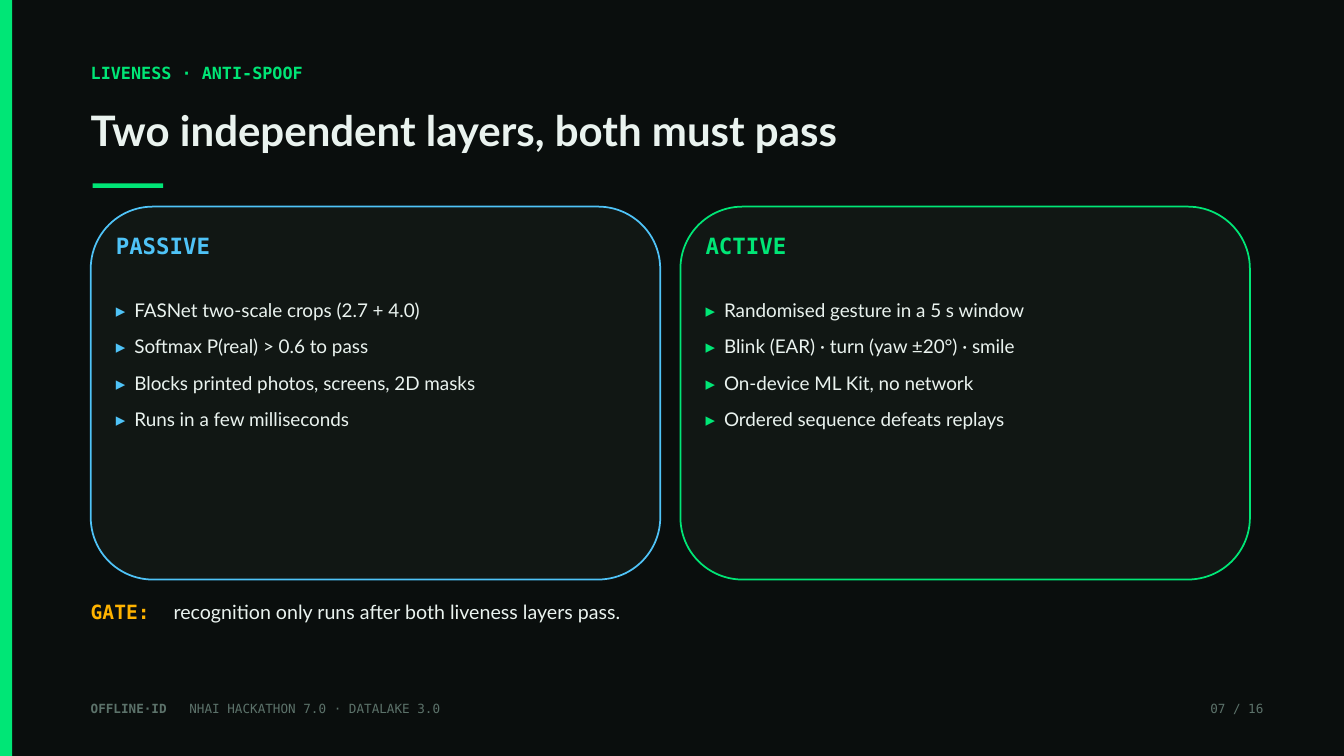
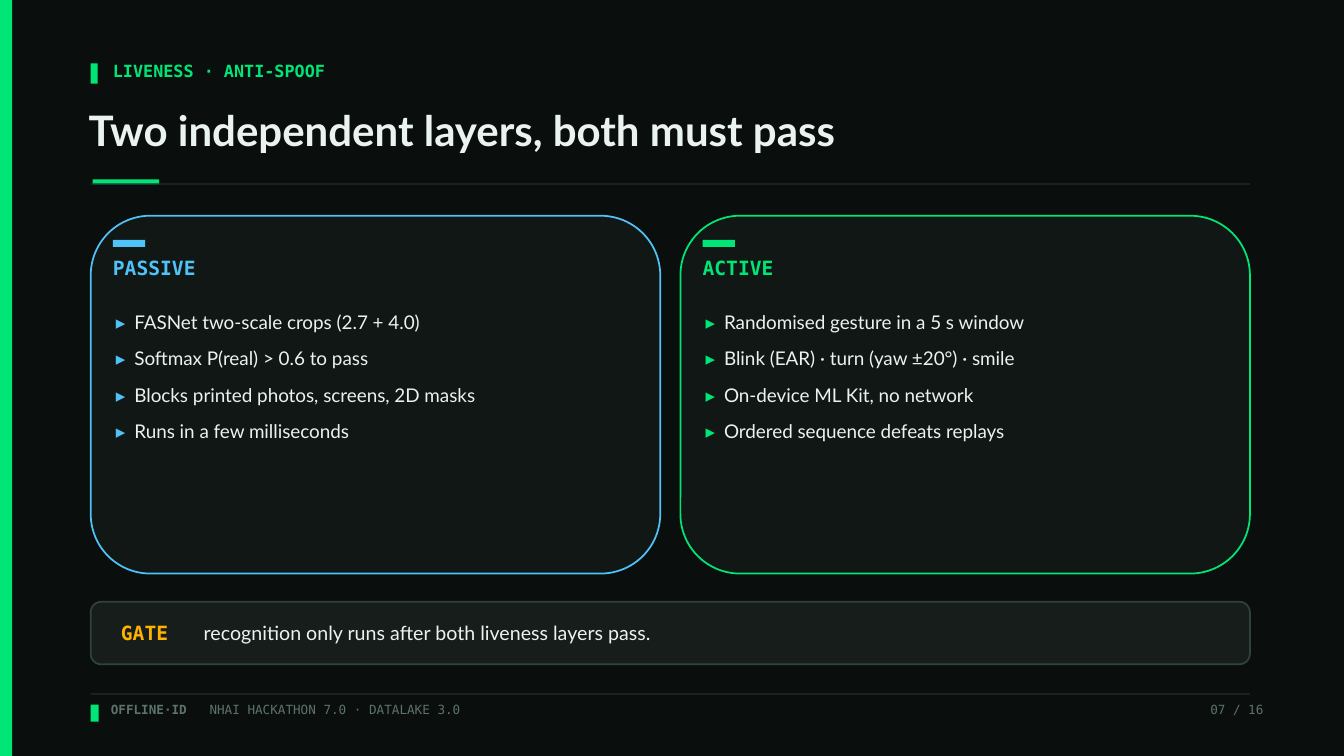
Before and after one commit to moneytosms/offlineid, a slide deck: slide 7 of submission/OfflineID_Hackathon7.pptx. Drawn at 1344x756 pixels with LibreOffice and Linux fonts; fonts in the diff are those of the drawing. Boxes give left, top, right and bottom in pixels: in the first picture for what was removed or moved away, otherwise in the second. Text is boxed around its words. In the diff, an @@ line names an element or a change of style, - is before the commit and + after.

Commit message:
docs: polish deck + purge stale references repo-wide
build_pptx.py: design polish - kicker prompt-tabs, header/footer hairlines,
bottom-right corner frame, left colour tabs on flow boxes, card label tabs,
OPEN SOURCE + v1.0.0 on the title slide, consistent ~51 ms. Regenerated the deck.

Stale fixes across all docs: ~50 ms -> ~51 ms; 16 -> 15 unit tests; old iOS path
src/native/ios/FaceEngineModule.swift -> ios/FaceEngine/FaceEngine.swift; pod
onnxruntime-mobile-c -> onnxruntime-objc; "PORT REQUIRED" -> "Swift port provided".

Verified: 0 em dashes, 0 AI/Claude mentions, 0 stale tokens repo-wide; deck 16 slides.

```diff
--- a/submission/OfflineID_Hackathon7.pptx
+++ b/submission/OfflineID_Hackathon7.pptx
@@ rectangle added at (91, 64, 98, 84), fill #00E676 @@
@@ text "LIVENESS · ANTI-SPOOF": place and size @@
-text "LIVENESS · ANTI-SPOOF" at (91, 66, 303, 80)
+text "LIVENESS · ANTI-SPOOF" at (113, 64, 325, 78)
@@ rectangle: place and size @@
-rectangle at (93, 184, 163, 188)
+rectangle at (93, 179, 159, 185)
@@ rectangle added at (91, 184, 1250, 185), fill #22302B @@
@@ rounded rectangle: place and size @@
-rounded rectangle at (91, 207, 660, 580)
+rounded rectangle at (91, 216, 660, 574)
@@ rounded rectangle: place and size @@
-rounded rectangle at (681, 207, 1250, 580)
+rounded rectangle at (681, 216, 1250, 574)
@@ text "PASSIVE": place and size @@
-text "PASSIVE" at (116, 237, 210, 255)
+text "PASSIVE" at (113, 260, 196, 276)
@@ text "PASSIVE" at (113, 260, 196, 276): size 16 to 14 pt @@
@@ rectangle added at (113, 240, 145, 247), fill #4FC3F7 @@
@@ text "ACTIVE" at (703, 260, 774, 276): size 16 to 14 pt @@
@@ text "ACTIVE": place and size @@
-text "ACTIVE" at (706, 237, 787, 255)
+text "ACTIVE" at (703, 260, 774, 276)
@@ rectangle added at (703, 240, 735, 247), fill #00E676 @@
@@ text "▸ FASNet two-scale crops (2.7 ...": place and size @@
-text "▸ FASNet two-scale crops (2.7 ..." at (134, 302, 475, 426)
+text "▸ FASNet two-scale crops (2.7 ..." at (134, 314, 475, 438)
@@ text "▸ Randomised gesture in a ...": place and size @@
-text "▸ Randomised gesture in a ..." at (724, 303, 1025, 430)
+text "▸ Randomised gesture in a ..." at (724, 315, 1025, 442)
@@ rounded rectangle added at (91, 602, 1250, 664), fill #161D1A, outline #2F423B 1.25 pt @@
@@ text at (121, 625, 650, 644): text changed @@
-GATE: recognition only runs after both liveness layers pass.
+GATE recognition only runs after both liveness layers pass.
@@ text "GATE recognition only runs after ..." at (121, 625, 650, 644): vertical alignment top to middle @@
@@ rectangle added at (91, 694, 1250, 695), fill #22302B @@
@@ rectangle added at (91, 705, 99, 722), fill #00E676 @@
@@ text "OFFLINE·ID NHAI HACKATHON 7.0 · ...": place and size @@
-text "OFFLINE·ID NHAI HACKATHON 7.0 · ..." at (91, 704, 440, 713)
+text "OFFLINE·ID NHAI HACKATHON 7.0 · ..." at (111, 705, 461, 714)
```
Also in this commit, not shown: 15 other slides changed, 11 other files.
